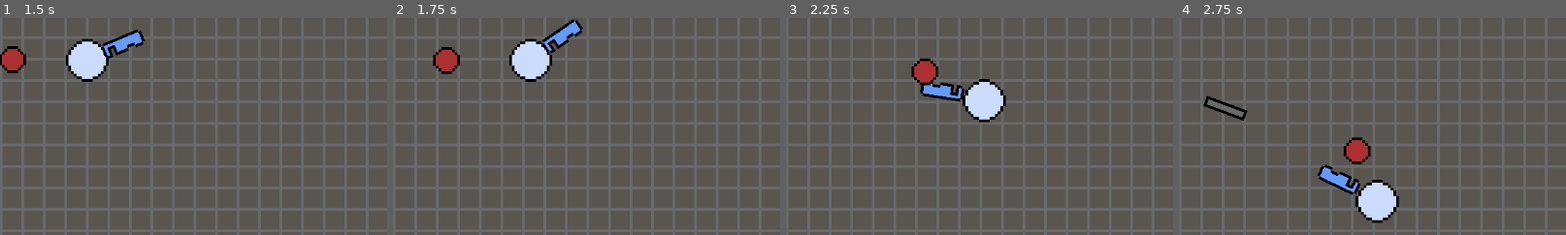
Above: before the commit, frames 1-4 (left to right).
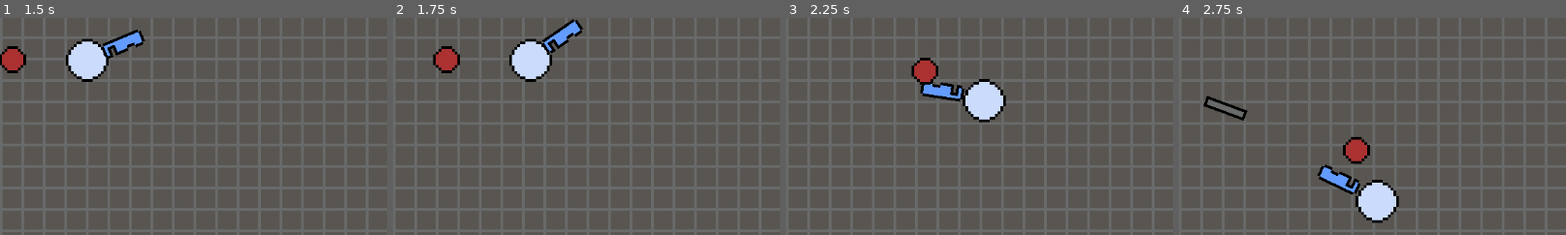
Above: after the commit, the same moments.

Repository: Nefr0l/geometry-shooter
Game: Godot game, scene res://core/main_menu.tscn
The game is run twice, just before and just after one commit, with the same random seed, the same clock (stepped at 60 frames per second) and the same inputs.
Inputs (mouse positions are % of the whole screen's width and height, from its top left):
- Up to frame 1 (1.5 s): click "play" at 0.5 s; move the mouse to (72, 45) at 1.27 s; hold Right (ui_right) from 1.28 s (still down)
- Up to frame 2 (1.75 s): keep holding Right (ui_right)
- Up to frame 3 (2.25 s): move the mouse to (30, 55) at 2.02 s; release Right (ui_right) at 2.03 s; hold Down (ui_down) from 2.03 s (still down)
- Up to frame 4 (2.75 s): keep holding Down (ui_down)
The pictures show only the part of the screen within x 45-94%, y 48-98%; the shares and areas given below are measured in that part.

Frame 1 is identical in both runs. In frame 2, 0.1% of the frame differs, in the area x 10-18%, y 12-26%; in frame 3, 0.1%; in frame 4, 0.2%, in the area x 42-50%, y 54-68%.

Commit message:
feat: add soundtrack

Diff:
--- a/core/game.tscn
+++ b/core/game.tscn
@@ -6,6 +6,7 @@
 [ext_resource type="PackedScene" uid="uid://ct5clso3tijx4" path="res://ui/game_over.tscn" id="5_cjuek"]
 [ext_resource type="PackedScene" uid="uid://rgpt2hprt084" path="res://enemy/enemy.tscn" id="5_sjcnv"]
 [ext_resource type="Script" uid="uid://iuhy0vvqoyop" path="res://enemy/enemy_spawner.gd" id="6_cjuek"]
+[ext_resource type="AudioStream" uid="uid://c143ks6spcf40" path="res://audio/theme.mp3" id="8_4cdhi"]
 [ext_resource type="Texture2D" uid="uid://cvw3ld1v32e7e" path="res://art/bg.png" id="8_gjr3k"]
 
 [node name="Node2D" type="Node2D"]
@@ -66,4 +67,9 @@
 region_enabled = true
 region_rect = Rect2(0, 0, 1485.94, 954.708)
 
+[node name="AudioStreamPlayer2D" type="AudioStreamPlayer2D" parent="."]
+stream = ExtResource("8_4cdhi")
+autoplay = true
+parameters/looping = true
+
 [connection signal="timeout" from="EnemySpawner" to="EnemySpawner" method="_on_timeout"]
--- a/core/game_manager.gd
+++ b/core/game_manager.gd
@@ -5,6 +5,9 @@
 var player_pos
 var config : ConfigFile
 var highScore
+
+var menu_theme : AudioStream
+var game_theme : AudioStream
 
 func _ready() -> void:
 	hp = 3
--- a/core/main_menu.tscn
+++ b/core/main_menu.tscn
@@ -1,9 +1,10 @@
-[gd_scene load_steps=7 format=3 uid="uid://cva7jpd2xucx3"]
+[gd_scene load_steps=8 format=3 uid="uid://cva7jpd2xucx3"]
 
 [ext_resource type="Script" uid="uid://bnx0kxgh4b5wq" path="res://core/main_menu.gd" id="1_fqoxg"]
 [ext_resource type="FontFile" uid="uid://riqxn6jn8pr7" path="res://ui/monogram.ttf" id="2_4kqf0"]
 [ext_resource type="Texture2D" uid="uid://cvw3ld1v32e7e" path="res://art/bg.png" id="3_540h8"]
 [ext_resource type="Script" uid="uid://d3mm6b3q1tbir" path="res://ui/high_score_label.gd" id="3_sgkfw"]
+[ext_resource type="AudioStream" uid="uid://dp50s16lfaatt" path="res://audio/menu.mp3" id="5_pjus7"]
 
 [sub_resource type="LabelSettings" id="LabelSettings_gl0q7"]
 font = ExtResource("2_4kqf0")
@@ -79,5 +80,10 @@
 region_enabled = true
 region_rect = Rect2(0, 0, 1485.94, 954.708)
 
+[node name="AudioStreamPlayer2D" type="AudioStreamPlayer2D" parent="."]
+stream = ExtResource("5_pjus7")
+autoplay = true
+parameters/looping = true
+
 [connection signal="button_down" from="VBoxContainer/Button" to="." method="_on_play_button_down"]
 [connection signal="button_down" from="VBoxContainer/Button2" to="." method="_on_exit_button_down"]
--- a/enemy/enemy.gd
+++ b/enemy/enemy.gd
@@ -8,8 +8,8 @@
 	var directionX = 1 if (target.x > position.x) else -1
 	var directionY = 1 if (target.y > position.y) else -1
 
-	var lengthX = (position.x - target.x) / DisplayServer.screen_get_size().x * 8
-	var lengthY = (position.y - target.y) / DisplayServer.screen_get_size().y * 8
+	var lengthX = (position.x - target.x + 0.3) / DisplayServer.screen_get_size().x * 8
+	var lengthY = (position.y - target.y + 0.3) / DisplayServer.screen_get_size().y * 8
 
 	directionX *= abs(lengthX)
 	directionY *= abs(lengthY)
Not shown, added: audio/attributions.txt
Not shown, added: audio/menu.mp3.import
Not shown, added: audio/theme.mp3.import
Not shown: 1 places in core/game.tscn that only renumber resources
Not shown, added: audio/menu.mp3
Not shown, added: audio/theme.mp3
